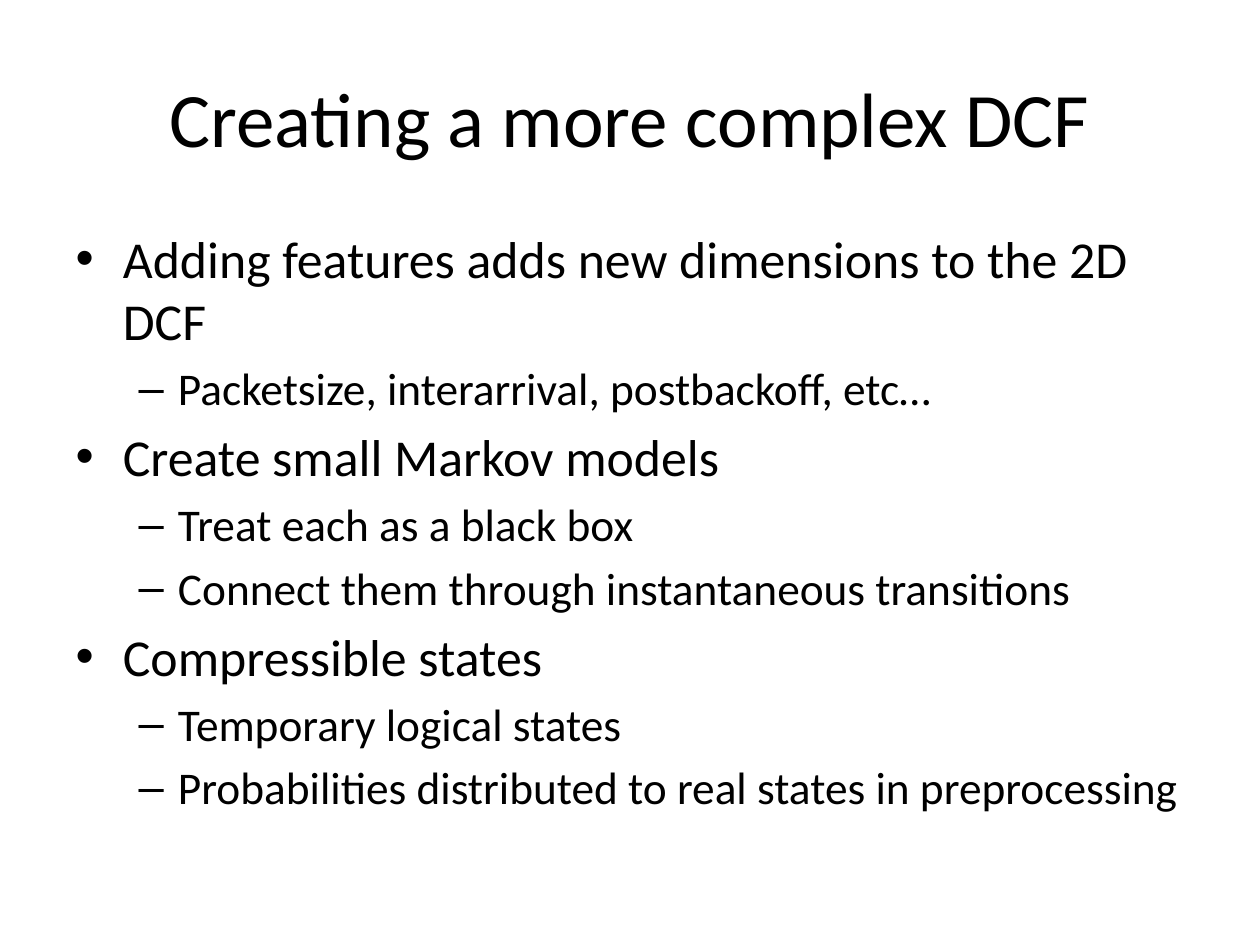
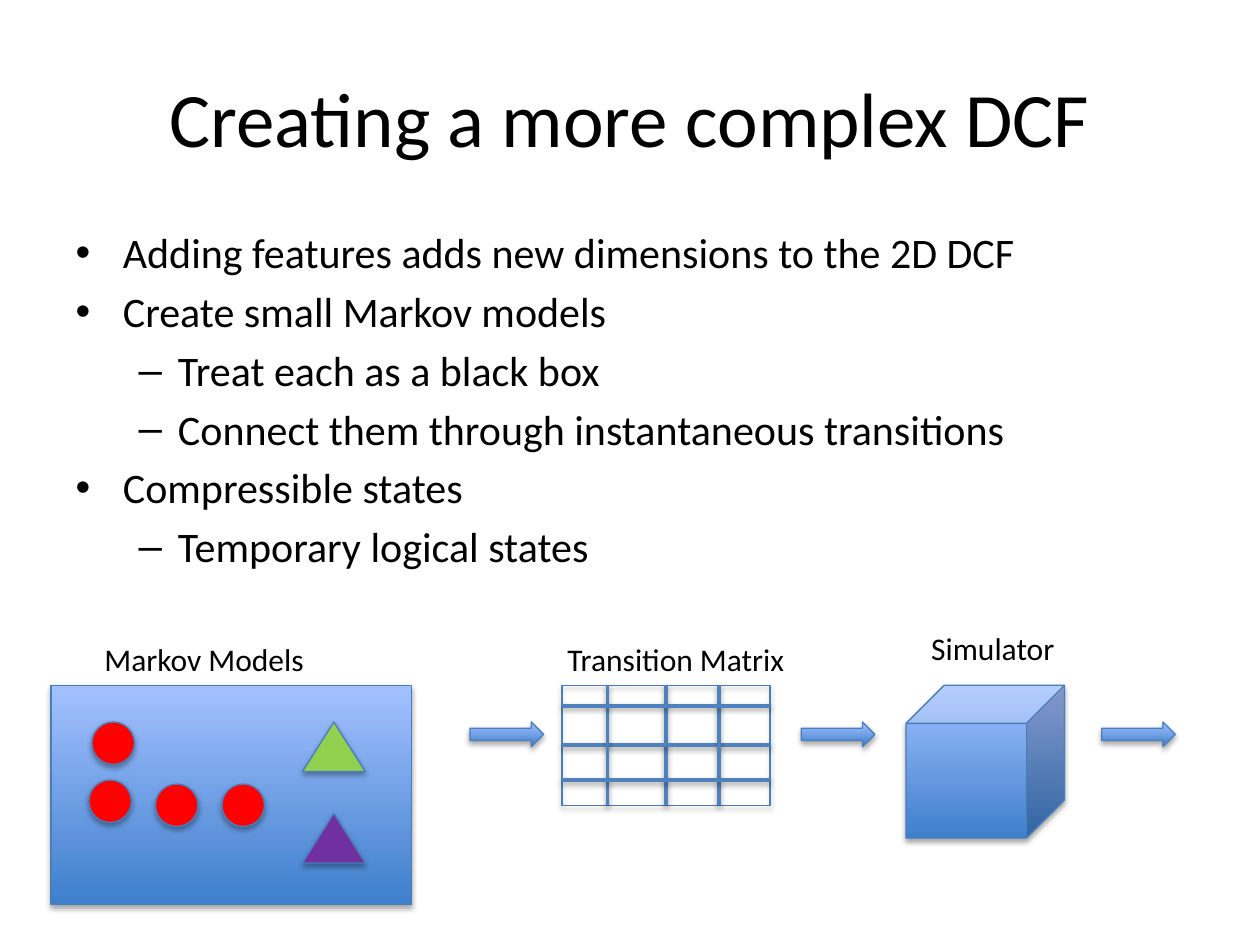
Before and after one commit to tamirh-uci/HeteroTrafficModels, a slide deck: slide 11 of presentation/slides.pptx. Drawn at 1260x945 pixels with LibreOffice and Linux fonts; fonts in the diff are those of the drawing. Boxes give left, top, right and bottom in pixels: in the first picture for what was removed or moved away, otherwise in the second. Text is boxed around its words. In the diff, an @@ line names an element or a change of style, - is before the commit and + after.

Commit message:
Giving diagram of simulation/black box stuff in DCF explication

```diff
--- a/presentation/slides.pptx
+++ b/presentation/slides.pptx
@@ text "Adding features adds new dimensions ..." at [123, 238, 1015, 570]: size 29.6 to 24 pt in "Adding features adds new dimensions to the ...", "Create small Markov models", "Compressible states"; size 25.9 to 24 pt in "Treat each as a black box", "Connect them through instantaneous transitions", "Temporary logical states"; less space between paragraphs @@
@@ text at [178, 373, 930, 413]: paragraph removed @@
-  – Packetsize, interarrival, postbackoff, etc…
@@ text added at [104, 649, 303, 672], 18 pt, text #000000 @@
+Markov Models
@@ text added at [567, 649, 784, 672], 18 pt, text #000000 @@
+Transition Matrix
@@ text added at [931, 638, 1054, 661], 18 pt, text #000000 @@
+Simulator
@@ rectangle added at [50, 685, 411, 905], fill gradient #3F80CE to #A4C4FF, outline #4B7EBC 0.75 pt @@
@@ rectangle added at [562, 685, 770, 805], outline #4B7EBC 0.75 pt @@
@@ line added from (607, 685) to (607, 805), #4F81BD 2 pt @@
@@ line added from (667, 685) to (667, 805), #4F81BD 2 pt @@
@@ line added from (719, 685) to (719, 805), #4F81BD 2 pt @@
@@ cube added at [906, 685, 1065, 838], fill gradient #3F80CE to #A4C4FF, outline #4B7EBC 0.75 pt @@
@@ line added from (562, 706) to (770, 706), #4F81BD 2 pt @@
@@ ellipse added at [92, 722, 135, 765], fill #FF0000, outline #4B7EBC 0.75 pt @@
@@ triangle added at [302, 722, 365, 771], fill #92D050, outline #4B7EBC 0.75 pt @@
@@ right arrow added at [470, 722, 543, 747], fill gradient #3F80CE to #A4C4FF, outline #4B7EBC 0.75 pt @@
@@ line added from (562, 745) to (770, 745), #4F81BD 2 pt @@
@@ right arrow added at [801, 722, 874, 747], fill gradient #3F80CE to #A4C4FF, outline #4B7EBC 0.75 pt @@
@@ right arrow added at [1101, 722, 1174, 747], fill gradient #3F80CE to #A4C4FF, outline #4B7EBC 0.75 pt @@
@@ text at [178, 772, 1177, 812]: paragraph removed @@
-  – Probabilities distributed to real states in preprocessing
@@ ellipse added at [89, 780, 132, 823], fill #FF0000, outline #4B7EBC 0.75 pt @@
@@ ellipse added at [155, 784, 198, 827], fill #FF0000, outline #4B7EBC 0.75 pt @@
@@ ellipse added at [222, 784, 265, 827], fill #FF0000, outline #4B7EBC 0.75 pt @@
@@ line added from (562, 780) to (770, 780), #4F81BD 2 pt @@
@@ triangle added at [302, 814, 365, 863], fill #7030A0, outline #4B7EBC 0.75 pt @@
```
